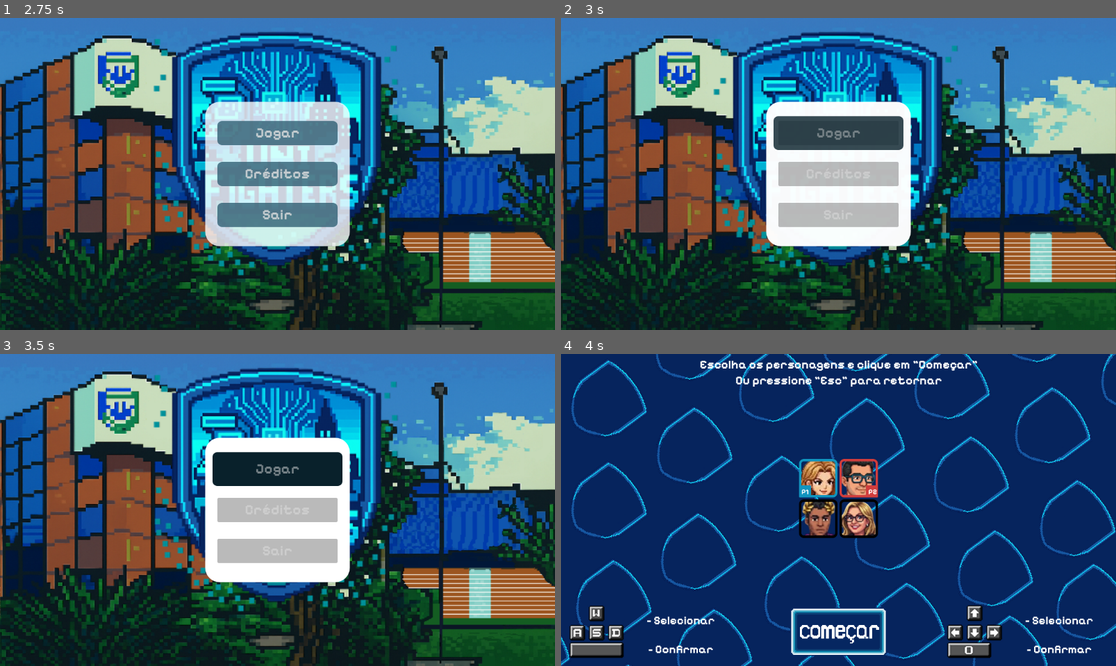
Above: before the commit, frames 1-4 (two rows, left to right).
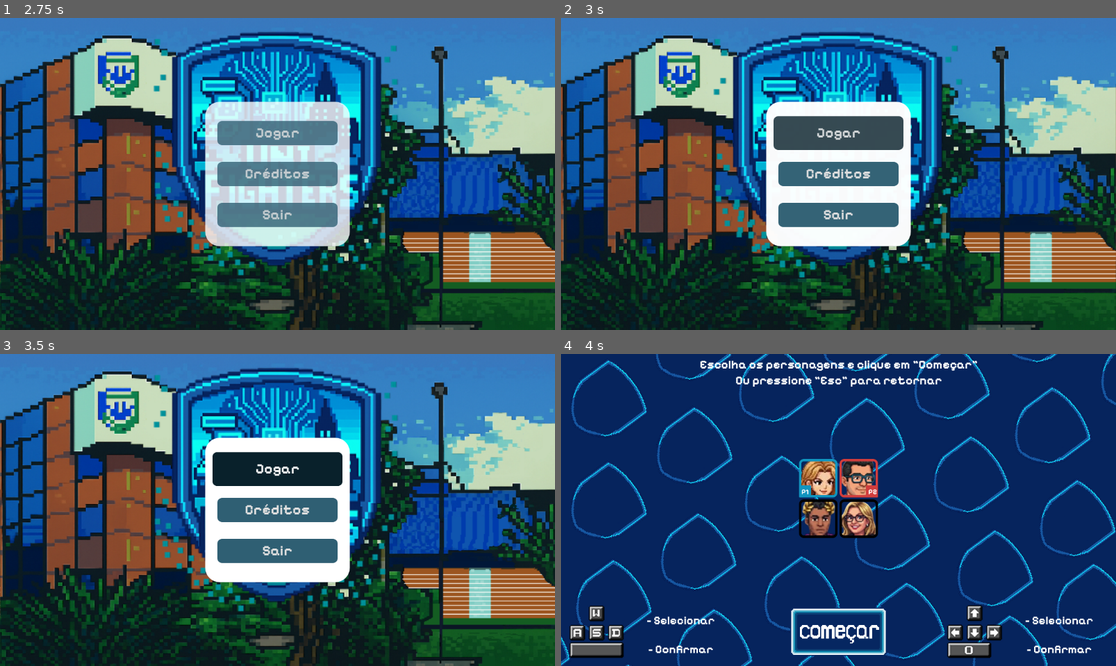
Above: after the commit, the same moments.

Repository: RailanTeles/UniFighters
Game: Godot game, scene res://menu.tscn
Two runs of this game, one before a commit and one after it. Both use one fixed random seed, a clock stepped at 60 frames per second and the inputs below. Sound files missing from this copy of the repository are replaced by a short silence.
Inputs (mouse positions are in pixels of both pictures, inside the frame that each line leads up to):
- Up to frame 1 (2.75 s): hold D (p1_direita) 0.53-1.25 s; tap Down (p2_baixo) at 0.6 s; click "Créditos" at 1.25 s; hold S (p1_baixo) from 2.03 s (still down); tap Up (p2_cima) at 2.1 s
- Up to frame 2 (3 s): release S (p1_baixo) at 2.75 s; click "Jogar" at 2.75 s
- Up to frame 3 (3.5 s): no input
- Up to frame 4 (4 s): click (838, 469) at 3.5 s, where only the run after the commit has a clickable "Jogar"

Frame 1 is identical in both runs. In frame 2, 3.3% of the frame differs, in the area x 39-61%, y 35-68%; in frame 3, 3.3%, in the area x 38-62%, y 31-68%; in frame 4, nothing differs.

Commit message:
Update menu.gd

Diff:
--- a/menu.gd
+++ b/menu.gd
@@ -10,6 +10,8 @@
 
 @onready var menu_musica: AudioStreamPlayer = $menuMusica
 @onready var confirmar_musica: AudioStreamPlayer = $confirmarMusica
+
+var _esta_transicionando = false
 
 func _ready():
 	menu.visible = false
@@ -27,9 +29,10 @@
 		jogar_botao.grab_focus()
 
 func _on_jogar_botao_pressed() -> void:
-	jogar_botao.disabled = true
-	creditos_botao.disabled = true
-	sair_botao.disabled = true
+	jogar_botao.release_focus()
+	if _esta_transicionando:
+		return
+	_esta_transicionando = true
 
 	menu_musica.stop()
 	confirmar_musica.play()
@@ -43,8 +46,14 @@
 	get_tree().change_scene_to_file("res://selecao.tscn")
 
 func _on_creditos_botao_pressed() -> void:
+	if _esta_transicionando:
+		return
+	_esta_transicionando = true
 	get_tree().change_scene_to_file("res://creditos.tscn")
 
 
 func _on_sair_botao_pressed() -> void:
+	if _esta_transicionando:
+		return
+	_esta_transicionando = true
 	get_tree().quit()
